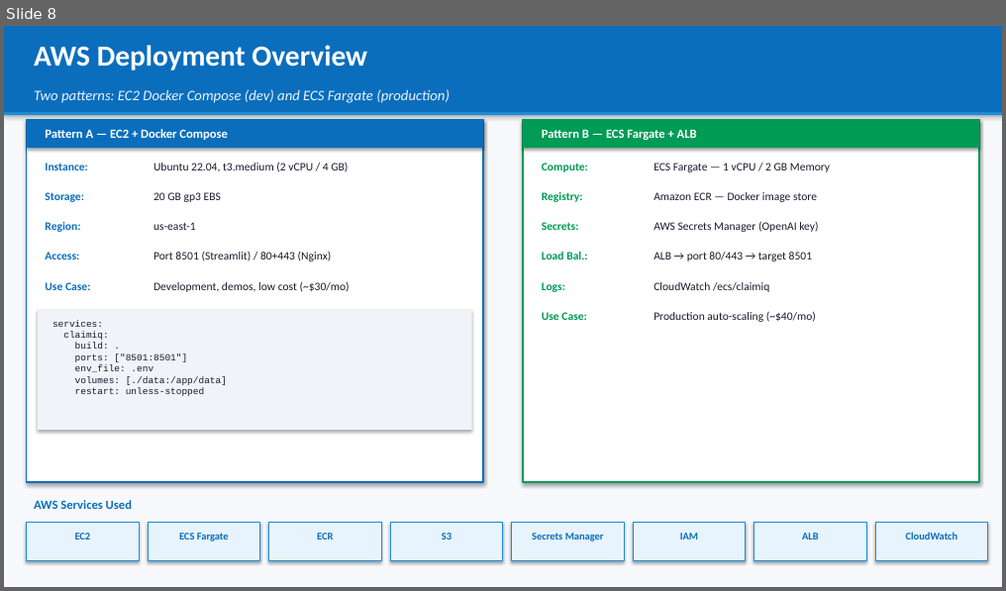
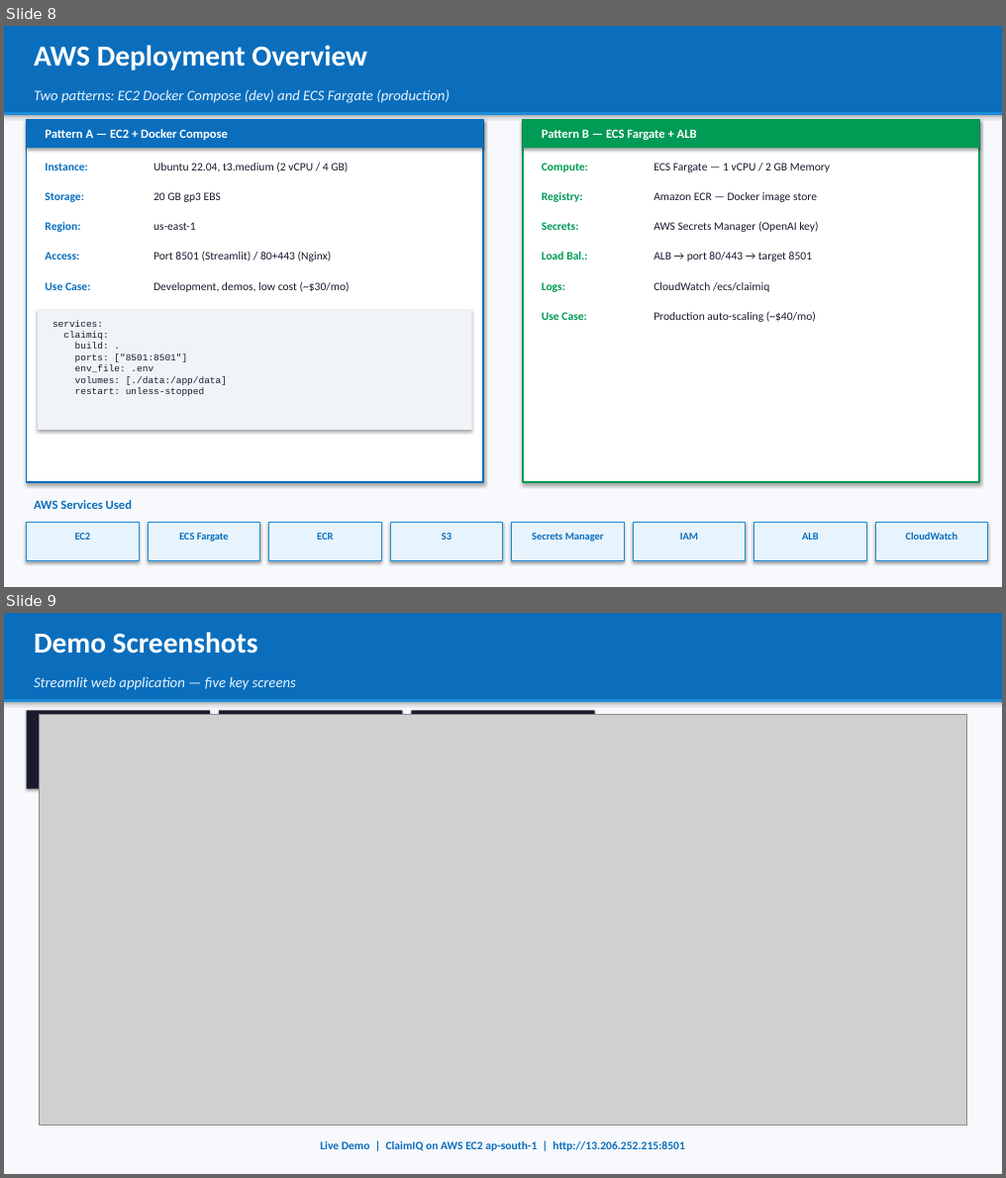
Before and after one commit to sush0037/capstoneProjectAIops, a slide deck: ClaimIQ_Presentation.pptx. Shown one above the other, each under a label of ours: slide 8 before the commit, slides 8 and 9 after it. The pictures are 1006x591 and 1006x1178 pixels, drawn with LibreOffice and Linux fonts; fonts in the diff are those of the drawing; grey boxes stand for pictures. Boxes give left, top, right and bottom in pixels: in the first picture for what was removed or moved away, otherwise in the second. Text is boxed around its words. In the diff, an @@ line names an element or a change of style, - is before the commit and + after.

```diff
--- a/ClaimIQ_Presentation.pptx
+++ b/ClaimIQ_Presentation.pptx
@@ slide 9 added at box(4, 613, 1002, 1174), background #FFFFFF @@
@@ rectangle added at box(4, 613, 1002, 1174), fill #F7F9FC @@
@@ rectangle added at box(4, 613, 1002, 699), fill #0A6EBD @@
@@ text added at box(34, 632, 258, 654), 28 pt, text #FFFFFF, bold @@
+Demo Screenshots
@@ rectangle added at box(4, 699, 1002, 702), fill #1A8CD8 @@
@@ text added at box(34, 676, 296, 690), 14 pt, text #E8F4FD, italic @@
+Streamlit web application — five key screens
@@ rectangle added at box(27, 710, 210, 789), fill #1A1A2E @@
@@ picture added at box(39, 714, 966, 1126) @@
@@ rectangle added at box(219, 710, 402, 789), fill #1A1A2E @@
@@ rectangle added at box(411, 710, 595, 789), fill #1A1A2E @@
@@ text added at box(320, 1142, 684, 1152), 11 pt, text #0A6EBD, bold @@
+Live Demo | ClaimIQ on AWS EC2 ap-south-1 | http://13.206.252.215:8501
```
Also in this commit, not shown: 1 slide removed, 1 other file.
